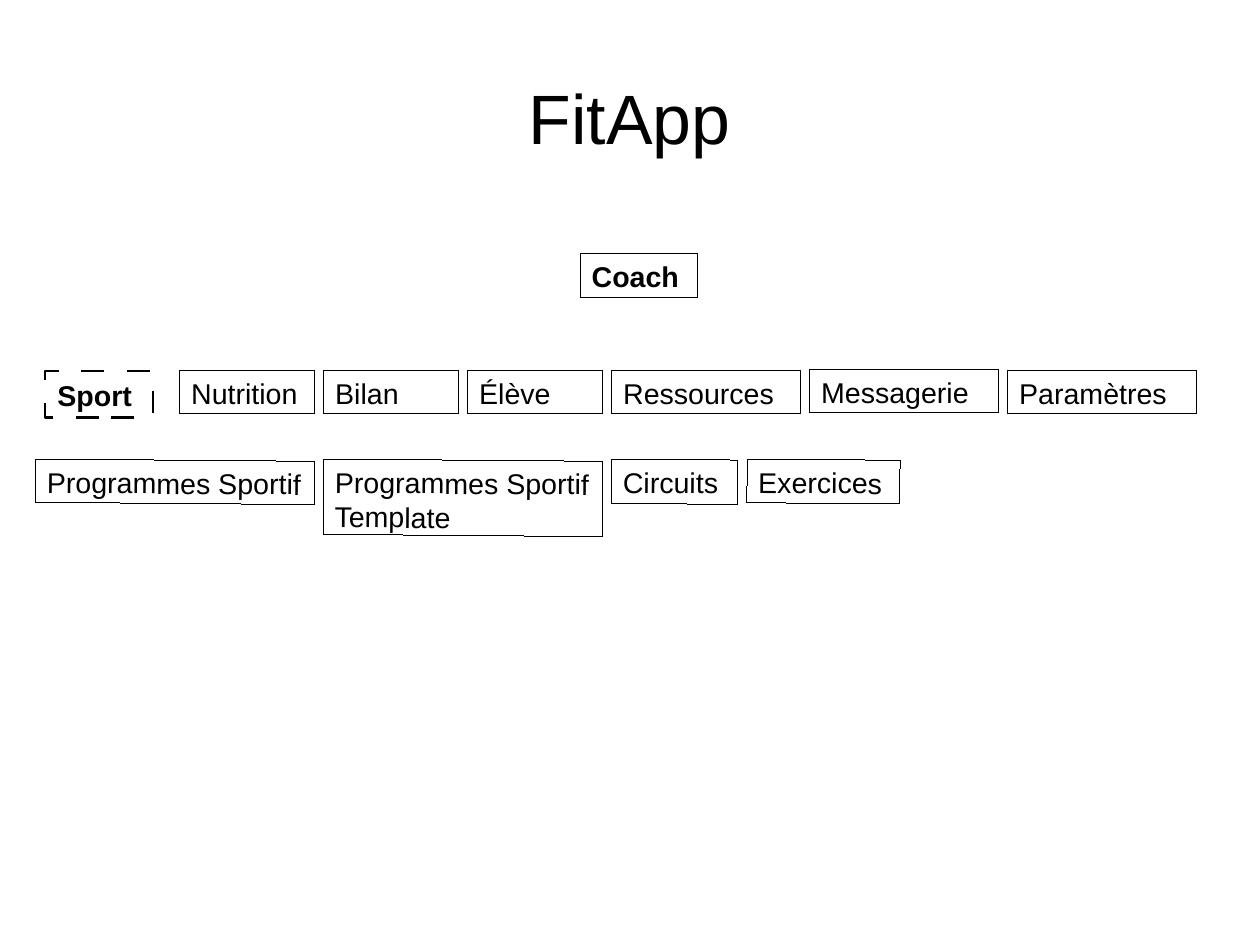
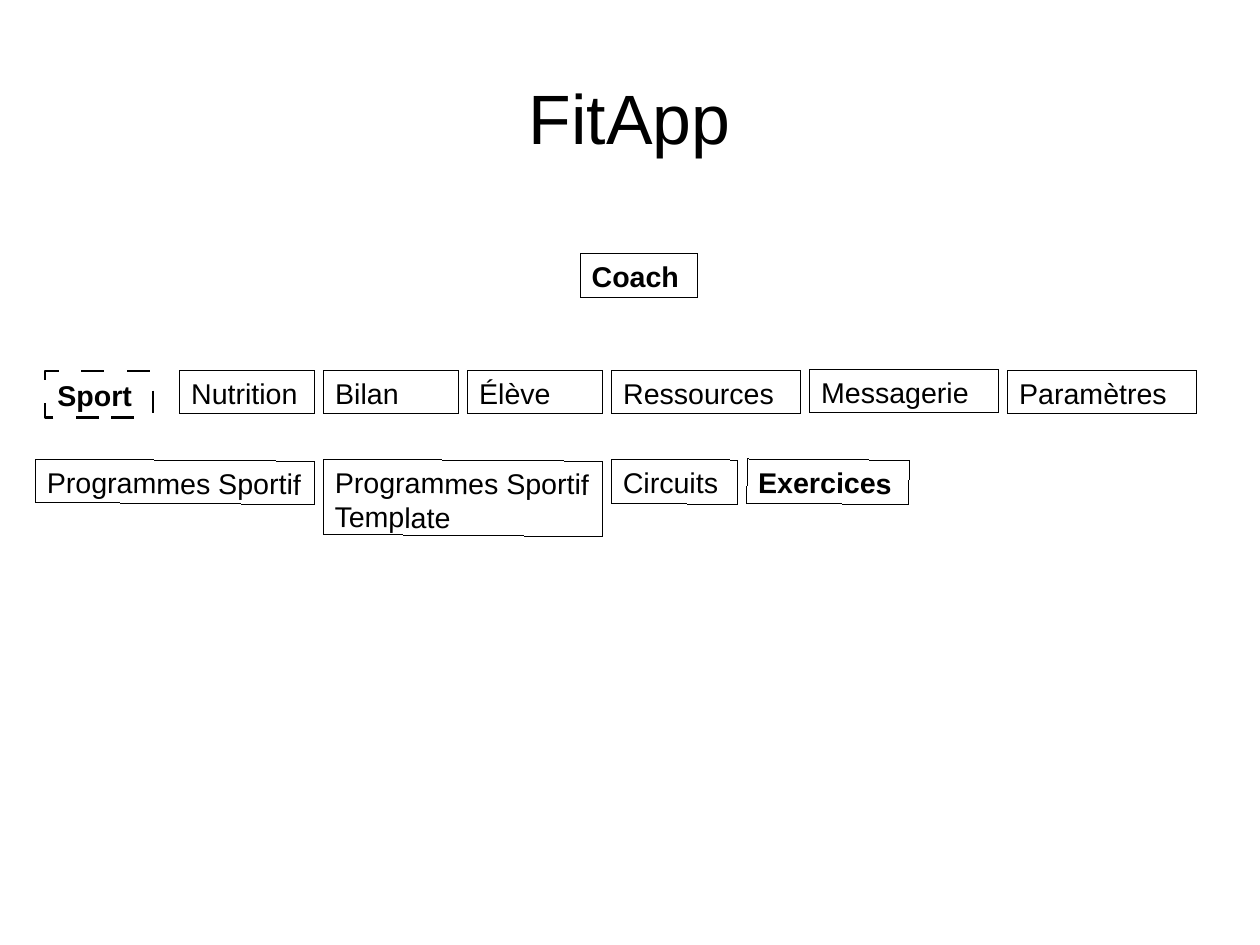
Before and after one commit to NicolasGavard/WebVysionSportV2, a slide deck: slide 3 of Documentations/FitApp.odp. Drawn at 1260x945 pixels with LibreOffice and Linux fonts; fonts in the diff are those of the drawing. Boxes give left, top, right and bottom in pixels: in the first picture for what was removed or moved away, otherwise in the second. Text is boxed around its words. In the diff, an @@ line names an element or a change of style, - is before the commit and + after.

```diff
--- a/Documentations/FitApp.odp
+++ b/Documentations/FitApp.odp
@@ rectangle "Exercices": place and size @@
-rectangle "Exercices" at box(748, 459, 901, 504)
+rectangle "Exercices" at box(748, 459, 910, 505)
@@ rectangle "Exercices" at box(748, 459, 910, 505): bold on @@
```
Also in this commit, not shown: 4 other slides changed, 15 slides added.
